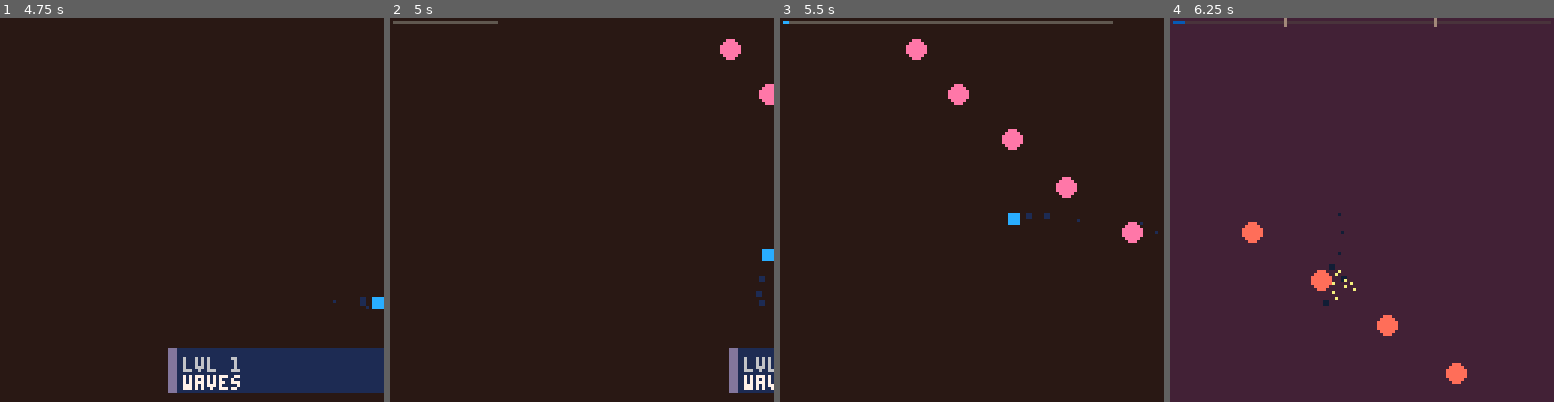
Above: before the commit, frames 1-4 (left to right).
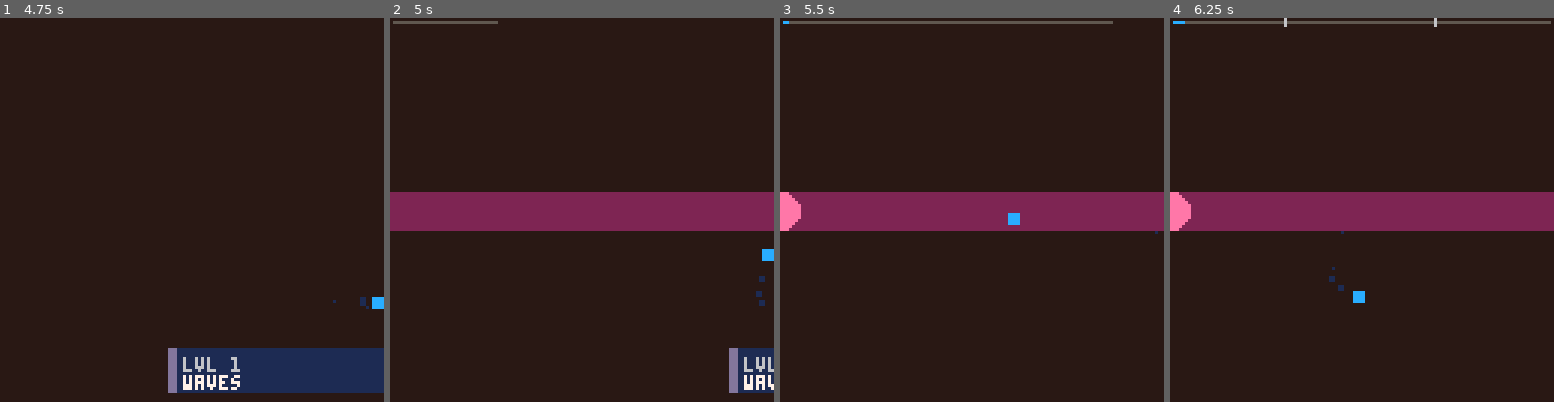
Above: after the commit, the same moments.

Repository: kastlev/tiny-shapes-and-beats
Game: PICO-8 cartridge tiny_beats_and_shapes.p8
Two runs of this game, one before a commit and one after it. Both use one fixed random seed, a clock stepped at 60 frames per second and the inputs below.
Inputs:
- Up to frame 1 (4.75 s): tap X (X key) at 0.33, 1.07, 1.85, 2.97, 4.08 s; tap O (Z key) at 0.7, 1.7, 2.1, 2.5, 2.9, 3.3, 3.7, 4.1, 4.5 s; hold Right 1.6-2.1 s; hold Up 2.15-2.42 s; hold Right 2.47-3.03 s; hold Left 3.08-3.58 s; hold Down 3.63-3.97 s; hold Right 4.02-4.68 s; hold Up from 4.73 s (still down)
- Up to frame 2 (5 s): keep holding Up; tap O (Z key) at 4.9 s
- Up to frame 3 (5.5 s): release Up at 5.03 s; hold Left from 5.08 s (still down); tap X (X key) at 5.2 s; tap O (Z key) at 5.3 s
- Up to frame 4 (6.25 s): release Left at 5.68 s; tap O (Z key) at 5.7, 6.1 s; hold Down 5.73-6.03 s; hold Right from 6.08 s (still down)

Frame 1 is identical in both runs. In frame 2, 11% of the frame differs, in the area x 0-100%, y 5-56%; in frame 3, 11%; in frame 4, 100%, in the area x 0-100%, y 0-100%.

Commit message:
Add new easing function and enhance enemy interactions; update player danger detection

Diff:
--- a/src/common/easing.lua
+++ b/src/common/easing.lua
@@ -71,12 +71,14 @@
 --   elseif t<2.5/d then t-=2.25/d  return 1-n*t*t-.9375
 --   else                t-=2.625/d return 1-n*t*t-.984375 end
 -- end
+function ease_in_snap(t) return t*t*t*t*t*t end -- t^6
 
 -- tabla de lookup
 ease_fns = {
   ["linear"]        = ease_linear,
   ["in_quad"]       = ease_in_quad,
-  ["out_quad"]      = ease_out_quad
+  ["out_quad"]      = ease_out_quad,
+  ["in_snap"]  = ease_in_snap
   -- ["inout_quad"]    = ease_inout_quad,
   -- ["outin_quad"]    = ease_outin_quad,
   -- ["in_quart"]      = ease_in_quart,
--- a/src/common/utils.lua
+++ b/src/common/utils.lua
@@ -79,6 +79,12 @@
 end
 
 function run(str)
+    local branches = split(str, "|")
+    if #branches > 1 then
+        local fns = {}
+        for b in all(branches) do add(fns, function() run(b) end) end
+        return sync(unpack(fns))
+    end
     local last
     for call in all(split(str, "/")) do
         local parts = split(call, ";")
--- a/src/constants.lua
+++ b/src/constants.lua
@@ -1,5 +1,5 @@
-E_CIRCLE,E_SQUARE,E_LINE_BI,E_CROSS,E_BULLET=
-unpack(split"circle,square,line_bi,cross,bullet")
+E_CIRCLE,E_SQUARE,E_LINE_BI,E_CROSS,E_BULLET,E_HOLE=
+unpack(split"circle,square,line_bi,cross,bullet,hole")
 
 C_BLACK,C_DARK_BLUE,C_DARK_PINK,C_DARK_GREEN,
 C_BROWN,C_DARK_GRAY,C_LIGHT_GRAY,C_WHITE,
--- a/src/enemies.lua
+++ b/src/enemies.lua
@@ -46,7 +46,15 @@
         circfill(fx, fy, e.size, col)
       end
     end
-  }
+  },
+  [E_HOLE] = {
+    draw = function(e)
+      local col = enemy_color(e)
+      poke(0x5f34, 0x2)
+      circfill(e.x, e.y, e.size, col | 0x1800)
+      poke(0x5f34, 0x0)
+    end
+},
 }
 
 enemies = {}
@@ -84,6 +92,7 @@
       }
     )
   end
+  trigger_screen_flash(_hit_flash_cfg)
   spawn_hit_particles(x, y, _bounce_particle_cfg)
 end
 
@@ -213,6 +222,9 @@
     end
 
     local margin = (e.size or 0) + 16
+    if e.type == E_LINE_BI or e.type == E_CROSS then
+      margin += e.len or 0
+    end
     local out = false
     if not e.wrap and not e.bounce then
       out = (e.x < -margin or e.x > 128 + margin or e.y < -margin or e.y > 128 + margin)
@@ -228,12 +240,15 @@
   end
 end
 
-function draw_enemies()
+function draw_warnings()
   for e in all(enemies) do
     if e.is_warning then
       enemy_types[e.type].draw(e)
     end
   end
+end
+
+function draw_real_enemies()
   for e in all(enemies) do
     if not e.is_warning then
       enemy_types[e.type].draw(e)
--- a/src/game.lua
+++ b/src/game.lua
@@ -56,23 +56,38 @@
 function draw_game()
 	draw_screen_fx()
 	draw_camera()
-
 	cls(bg_color)
 
 	draw_particles"back"
 
+	draw_warnings()
+
 	if p.is_dead or p.is_invulnerable or not real_danger_nearby() then
-		draw_enemies()
+		draw_real_enemies()
+		-- poke(0x5f34,0x2)
+		-- circfill(64,64,50+cos(t()/4)*5,C_PINK | 0x1800)
 		draw_player()
 	else
 		draw_player()
-		draw_enemies()
+		-- poke(0x5f34,0x2)
+		-- circfill(64,64,50+cos(t()/4)*5,C_PINK | 0x1800)
+		draw_real_enemies()
 	end
-
+	-- poke(0x5f34, 0x2)
+	-- circfill(64, 64, 50 + cos(t()/4)*5, C_PINK | 0x1800)
+	-- poke(0x5f34, 0x0) --
 	draw_particles"front"
 
 	camera()
 	draw_hud()
+	-- poke(0x5f2f,1)-- pausa el sonido de la musica
+-- poke(0x5f31,0xaa)
+-- poke(0x5f32,0xaa)
+-- poke(0x5f33,2)
+	-- poke(0x5f54, 0x60)
+	-- sspr(0,0,128,128, 100,5,20,20)
+	-- poke(0x5f54, 0x00)
+	-- pal() -- return to defaults
 end
 
 function _do_respawn()
--- a/src/levels.lua
+++ b/src/levels.lua
@@ -20,11 +20,16 @@
 
 function finish_level(x, y)
   level_final_frames = level_runtime_frames
-  run"wait_for_clear/spawn_orb/wait_for_orb"
+  run "wait_for_clear/spawn_orb/wait_for_orb"
 end
 
 function level_1()
   run"level_setup;name=lvl 1;song=waves;total=1552;point1=0.3;point2=0.7"
+  run"spw;enemy_type=E_LINE_BI;x=64;y=64;ang=0;len=80;warning=true;warning_time=80;duration_frames=0;size=6|spw;enemy_type=E_LINE_BI;x=-80;y=64;ang=0;len=80;target_x=64;target_y=64;ease_move=in_snap;duration_frames=70;size=6"
+  run("spw;enemy_type=E_HOLE;x=64;y=64;warning=true;size=40;duration_frames=100")
+  run"spw_loop;n=100;parallel=true;pattern=point;enemy_type=E_BULLET;x=-5;y=64;v_random=true;duration_frames=300;size=1"
+  run"spw_loop;n=100;parallel=true;pattern=row;enemy_type=E_BULLET;x=-5;y=64;v_random=true;duration_frames=300;size=1"
+  run"spw_loop;pattern=perimeter;random=true;radius=64;n=12;parallel=true;stagger=3;target_x=64;target_y=64;duration_frames=60;size=2"
   run"spw_loop;pattern=column;column_x=140;parallel=true;stagger=5;n=8;enemy_type=E_BULLET;vx=-4.5;size=3;duration_frames=30"
   run"spw_loop;pattern=circle;n=16;radius=60;parallel=true;target_x=64;target_y=64;duration_frames=400;size=3"
   run"spw_loop;pattern=point;n=16;parallel=true;stagger=5;chase=true;chase_speed=2.6;duration_frames=140;size=3"
@@ -33,15 +38,14 @@
   run"spw_loop;pattern=column;margin=40;n=6;parallel=true;vx=1.8;duration_frames=140;size=3"
   run"spw_loop;pattern=point;x=-4;y=64;enemy_type=E_LINE_BI;n=8;parallel=true;stagger=30;duration_frames=140;len=128;size=5;vx=1.8;ang=0.75"
   run"spw_loop;pattern=perimeter;random=true;radius=50;n=16;parallel=true;stagger=5;chase=true;chase_speed=1.6;duration_frames=140;size=3"
-  run("spw_loop;n=8;size=8;near_player=true;near_range=0;delay_move=10;chase=true;chase_speed=1.9;duration_frames=100")
+  run"spw_loop;n=8;size=8;near_player=true;near_range=0;delay_move=10;chase=true;chase_speed=1.9;duration_frames=100"
   run"spw_loop;n=8;size=1;size_max=200;fill=false;grow_px=1.8;duration_frames=60;warning_time=10;spawn_interval=15;n=6/wait_for_clear"
   run"spw;enemy_type=E_CROSS;size=1;x=64;y=64;ang_vel=0.01;size_max=4;ease_grow=out_quad;duration_frames=60;burst=true;burst_count=10/wait_for_clear"
   run"spw_loop;enemy_type=E_BULLET;count=8;size=1;size_max=4;burst=true;burst_count=10;warning_time=10;min_player_dist=80;warning=true"
   run"emit;x=-1;y=40;target_x=15;target_y=40/wait_frames;n=40/emit;x=129;y=80;target_x=119;target_y=80"
-  run("spw_loop;pattern=perimeter;parallel=true;size=15;warning_time=40;n=8;delay_move=20;chase=true;chase_speed=1.6;duration_frames=100")
+  run"spw_loop;pattern=perimeter;parallel=true;size=15;warning_time=40;n=8;delay_move=20;chase=true;chase_speed=1.6;duration_frames=100"
 end
 
 function level_2()
   run"level_setup;name=lvl 2;song=flux;total=2100;point1=0.25;point1_color=C_DARK_PINK;point2=0.52;point2_color=C_LAVENDER;point3=0.78;point3_color=C_DARK_BLUE"
-
 end
--- a/src/player.lua
+++ b/src/player.lua
@@ -167,34 +167,37 @@
 	p.is_invulnerable = p.is_dashing or p.hit_iframes_timer > 0
 
 	-- stun
-	if not p.is_invulnerable then
-		local x1, y1, x2, y2 = player_hitbox_points()
-		local hit_left = edge_hit(x1, y1, x1, y2)
-		local hit_right = edge_hit(x2, y1, x2, y2)
-		local hit_top = edge_hit(x1, y1, x2, y1)
-		local hit_bot = edge_hit(x1, y2, x2, y2)
-
-		p.in_danger = hit_left or hit_right or hit_top or hit_bot
-
-		local force = 7.5
-		if hit_left then p.dx = force end
-		if hit_right then p.dx = -force end
-		if hit_top then p.dy = force end
-		if hit_bot then p.dy = -force end
-
-		if hit_left or hit_right or hit_top or hit_bot then
-			p.is_stunned = true
-			p.hit_iframes_timer = p.hit_iframes_timer_max
-			p.hp -= 1
-
-			if p.hp <= 0 then
-				p.is_dead = true
-				spawn_death_bullets(p.x + p.w / 2, p.y + p.h / 2, 6)
-			end
-
-			trigger_hit_effect()
-		end
-	end
+if not p.is_invulnerable then
+    local x1, y1, x2, y2 = player_hitbox_points()
+    local hit_left = edge_hit(x1, y1, x1, y2)
+    local hit_right = edge_hit(x2, y1, x2, y2)
+    local hit_top = edge_hit(x1, y1, x2, y1)
+    local hit_bot = edge_hit(x1, y2, x2, y2)
+    local edge_hit_any = hit_left or hit_right or hit_top or hit_bot
+
+    local force = 7.5
+    if hit_left then p.dx = force end
+    if hit_right then p.dx = -force end
+    if hit_top then p.dy = force end
+    if hit_bot then p.dy = -force end
+
+    local hole_hit = not edge_hit_any and check_hole_danger(force)
+
+    p.in_danger = edge_hit_any or hole_hit
+
+    if p.in_danger then
+        p.is_stunned = true
+        p.hit_iframes_timer = p.hit_iframes_timer_max
+        p.hp -= 1
+
+        if p.hp <= 0 then
+            p.is_dead = true
+            spawn_death_bullets(p.x + p.w / 2, p.y + p.h / 2, 6)
+        end
+
+        trigger_hit_effect()
+    end
+end
 
 	player_timers = split(
 		"dash_cooldown_timer,hit_iframes_timer,dash_buffer_timer,last_input_timer", ","
@@ -359,9 +362,12 @@
 function real_danger_nearby()
 	local cx, cy = p.x + 2, p.y + 2
 	for e in all(enemies) do
-		if e.color != C_DARK_PINK then
+		if not e.is_warning then
+			local r = (e.size or 2) + 3
+			if e.type == E_LINE_BI or e.type == E_CROSS then
+				r += e.len or 0
+			end
 			local dx, dy = cx - e.x, cy - e.y
-			local r = (e.size or 2) + 3
 			if dx * dx + dy * dy < r * r then
 				return true
 			end
@@ -369,3 +375,18 @@
 	end
 	return false
 end
+
+function check_hole_danger(force)
+  for e in all(enemies) do
+    if e.type == E_HOLE and not e.is_warning then
+      local dx, dy = p.x + p.w/2 - e.x, p.y + p.h/2 - e.y
+      local d2 = dx*dx + dy*dy
+      if d2 > e.size * e.size then
+        local d = sqrt(d2)
+        p.dx, p.dy = -dx/d*force, -dy/d*force
+        return true
+      end
+    end
+  end
+  return false
+end
